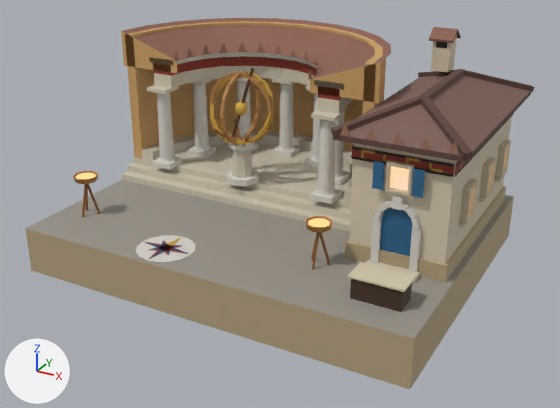
Two versions of the glTF model public/harbour/civic/chartroom.glb, one commit apart.
One viewpoint serves both versions: a camera (50 mm lens) standing at (15.8, -28.7, 15.3) and looking at (0.4, -0.8, 1.4). Lighting does not change. The marker at lower left points along +X, +Y and +Z. The first picture is the older version. Where no turn or scale is listed for an object, it has been applied to the vertices. Vertices at exactly the same position are counted once.

Names of what the first picture shows: 'chartroom_body' and 2 more.
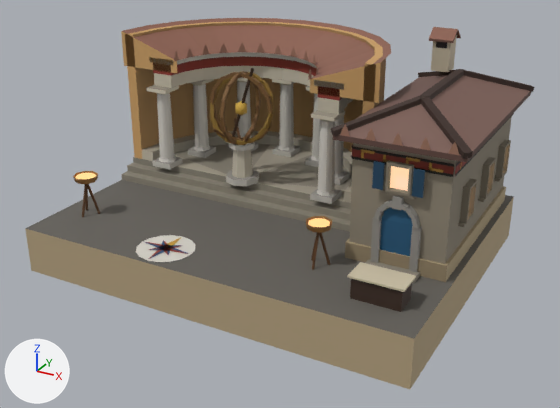
Patch to the scene script:
```diff
--- a/public/harbour/civic/chartroom.glb.py
+++ b/public/harbour/civic/chartroom.glb.py
@@ me_chartroom_body @@
 me_chartroom_body.from_pydata(...)  # 2128 vertices, 2571 faces; spans x -9.2..9.2, y -7.2..7.2, z -5.1..5.1
 # used by ob_chartroom_body; location = (0.12, 0.15, 3.62)
+# me_chartroom_body part 1: 700 faces centred in x -8.2..8.6, y -5.0..5.5, z -3.0..3.5 are repainted in the vertex colours; the middle colour goes from orange #c18b49 to brown #8b672e
+# me_chartroom_body part 2: 531 faces centred in x -7.6..7.4, y -6.6..5.5, z -3.0..3.2 are repainted in the vertex colours; the middle colour goes from white #efeae0 to grey #ada9a1
+# me_chartroom_body part 3: 458 faces centred in x -9.1..8.7, y -5.8..6.6, z -3.6..4.8 are repainted in the vertex colours; the middle colour goes from pale yellow #e4dac4 to grey #ada594
+# me_chartroom_body part 4: 378 faces centred in x -8.5..8.8, y -3.0..6.7, z -2.8..4.2 are repainted in the vertex colours; the middle colour goes from beige #d9cbb1 to brown #908775
+# me_chartroom_body part 5: 385 faces centred in x -8.1..9.1, y -5.7..6.7, z -3.0..5.0 are repainted in the vertex colours; the middle colour goes from brown #836332 to brown #634026
 me_chartroom_body.materials.append(mat_hb_opaque)
```

Changed parts and their boxes (x1, y1, x2, y2) in the pictures (560 x 408 px):
part 1 of me_chartroom_body, recoloured (darker)
    both: (25, 50, 514, 339)
part 2 of me_chartroom_body, recoloured
    both: (141, 52, 422, 272)
part 3 of me_chartroom_body, recoloured (darker)
    both: (121, 41, 512, 289)
part 4 of me_chartroom_body, recoloured
    both: (133, 23, 511, 282)
part 5 of me_chartroom_body, recoloured
    both: (82, 20, 535, 312)
